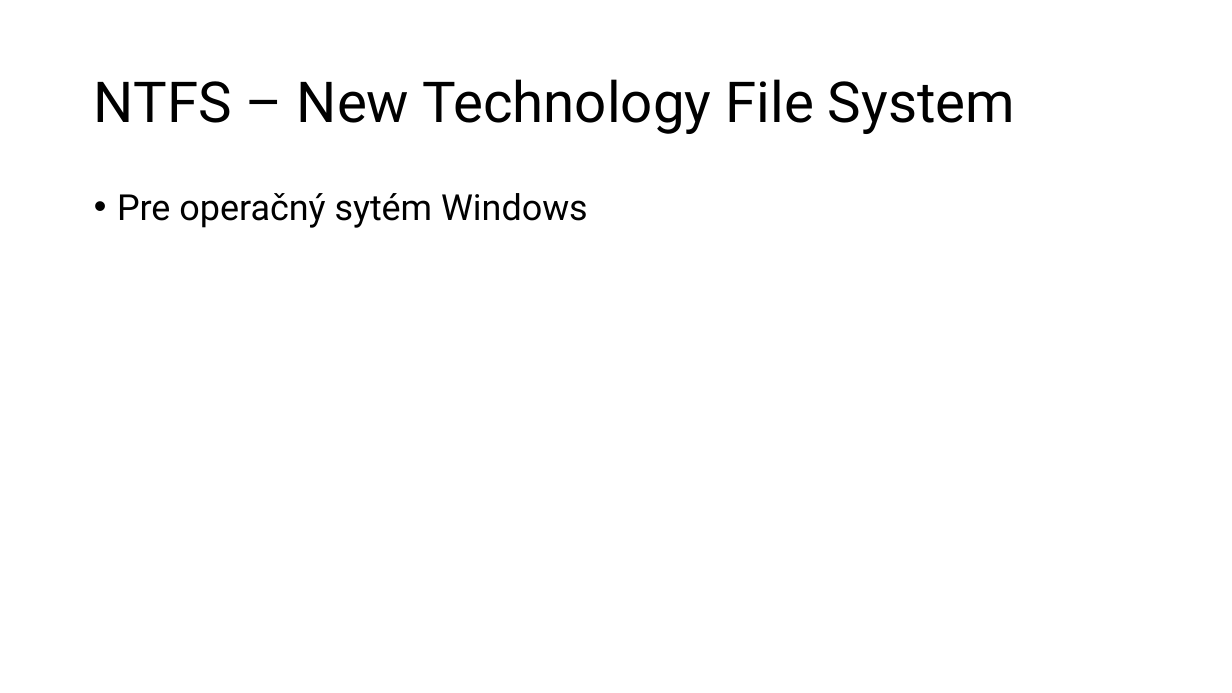
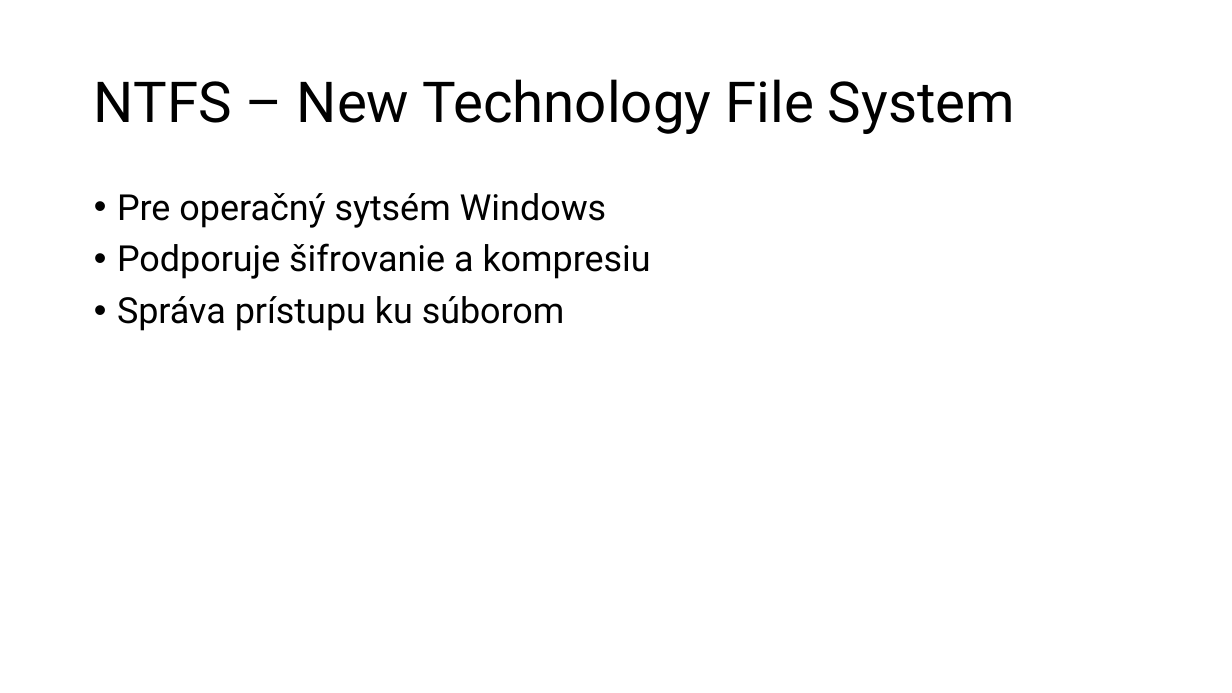
Before and after one commit to MeheheCedy22/PIB, a slide deck: slide 8 of ProgressReport1-Cederle-Marek.pptx. Drawn at 1232x693 pixels with LibreOffice and Linux fonts; fonts in the diff are those of the drawing. Boxes give left, top, right and bottom in pixels: in the first picture for what was removed or moved away, otherwise in the second. Text is boxed around its words. In the diff, an @@ line names an element or a change of style, - is before the commit and + after.

```diff
--- a/ProgressReport1-Cederle-Marek.pptx
+++ b/ProgressReport1-Cederle-Marek.pptx
@@ text at [117,193,651,331]: text changed @@
-• Pre operačný sytém Windows
+• Pre operačný sytsém Windows
+• Podporuje šifrovanie a kompresiu
+• Správa prístupu ku súborom
```
Also in this commit, not shown: 5 other slides changed, 5 other files.
